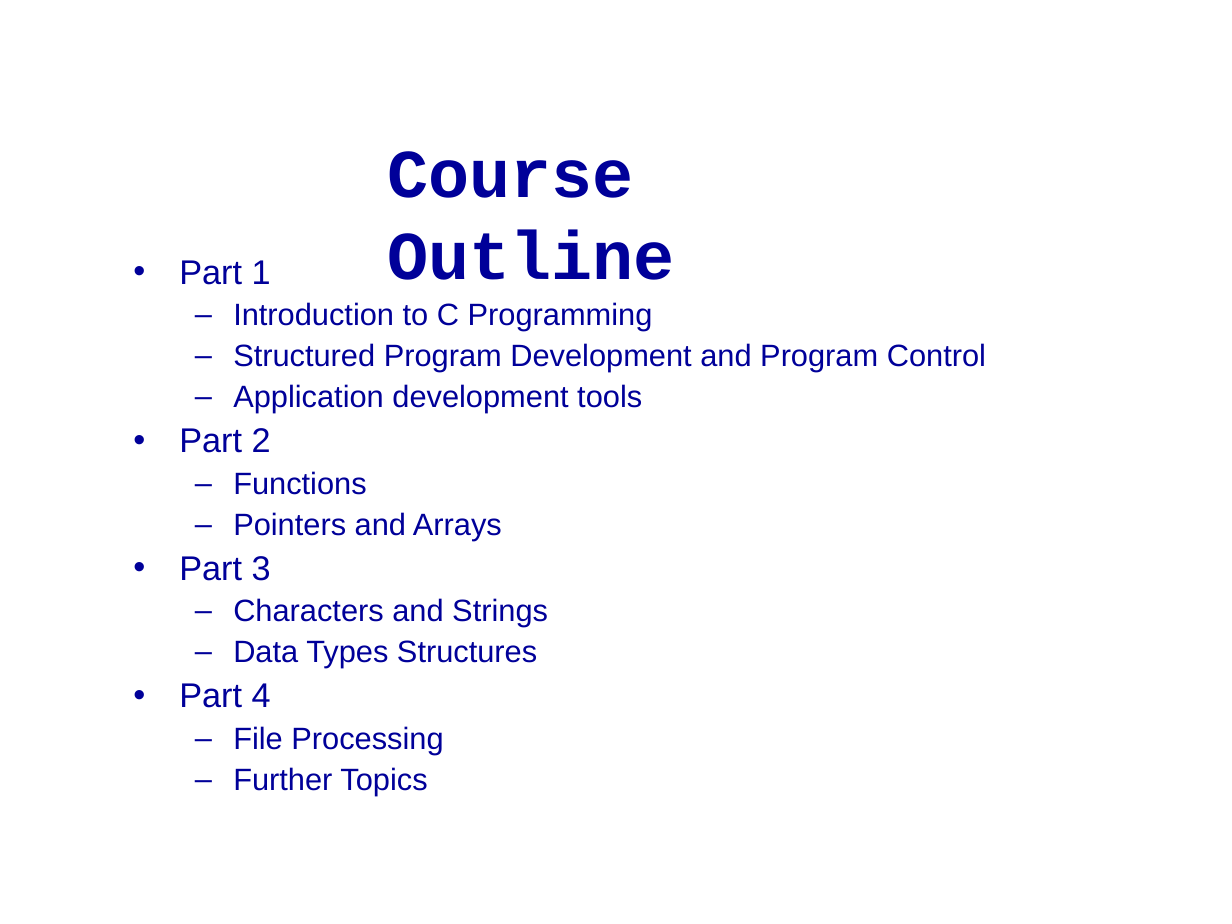
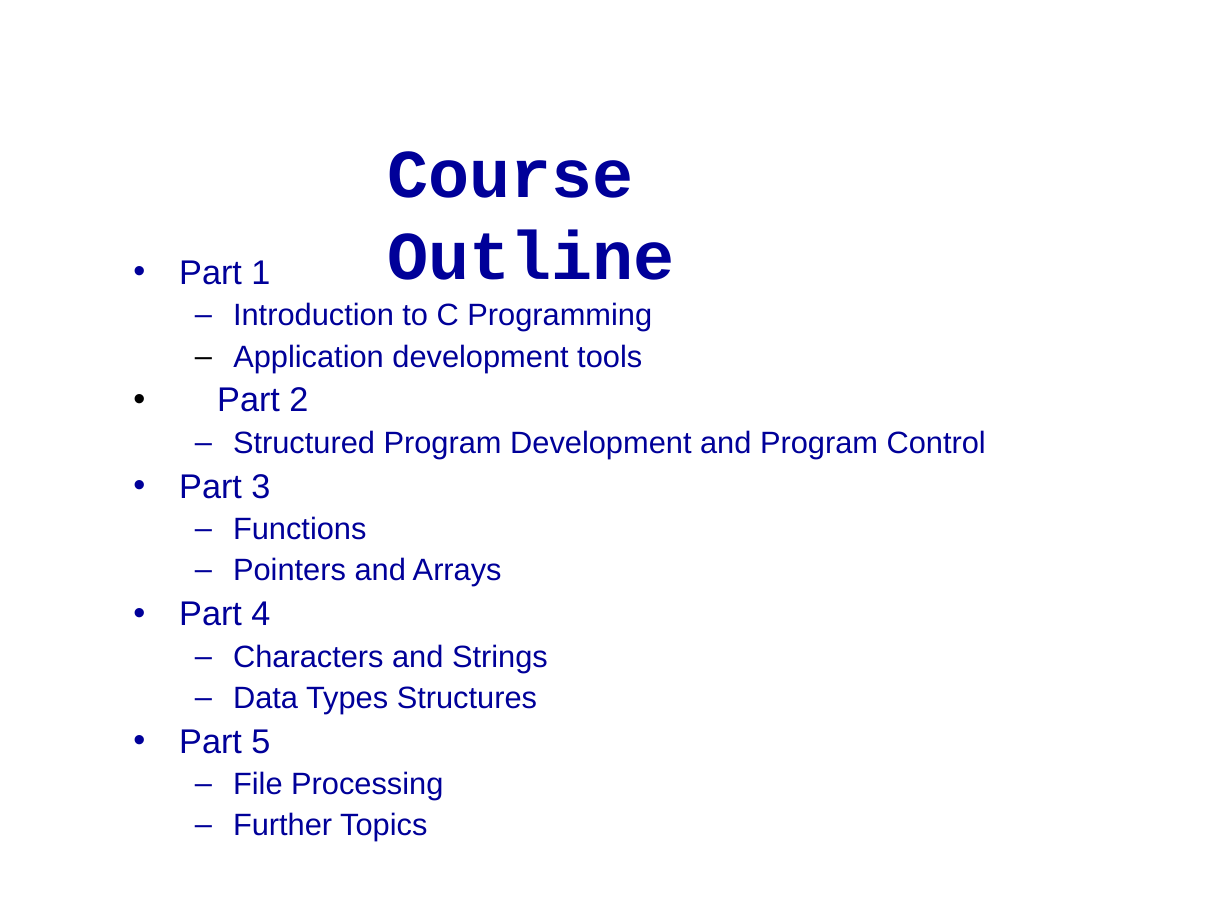
Before and after one commit to mikeg64/iome, a slide deck: slide 2 of src/examples/course/c/presentation/IntrotoC1.ppt. Drawn at 1232x924 pixels with LibreOffice and Linux fonts; fonts in the diff are those of the drawing; background and template pictures are left out. Boxes give left, top, right and bottom in pixels: in the first picture for what was removed or moved away, otherwise in the second. Text is boxed around its words. In the diff, an @@ line names an element or a change of style, - is before the commit and + after.

```diff
--- a/src/examples/course/c/presentation/IntrotoC1.ppt
+++ b/src/examples/course/c/presentation/IntrotoC1.ppt
@@ text at [179,260,652,800]: bullet colour #000099 to #000000; indent changed @@
@@ text at [233,343,986,372]: paragraph removed @@
-  – Structured Program Development and Program Control
@@ text at [179,430,986,499]: paragraphs added @@
+  – Structured Program Development and Program Control
+• Part 3
@@ text at [179,601,270,626]: text changed @@
-• Part 3
+• Part 4
@@ text at [179,729,270,754]: text changed @@
-• Part 4
+• Part 5
```
Also in this commit, not shown: 14 other slides changed, 1 slide added, 4 other files.
